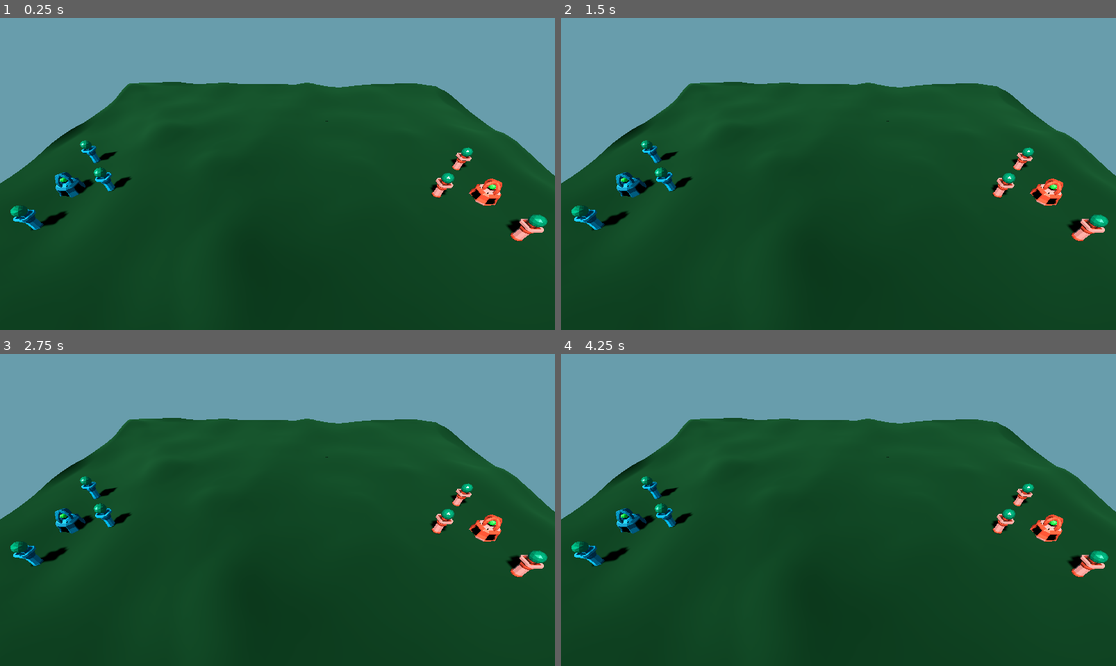
Above: before the commit, frames 1-4 (two rows, left to right).
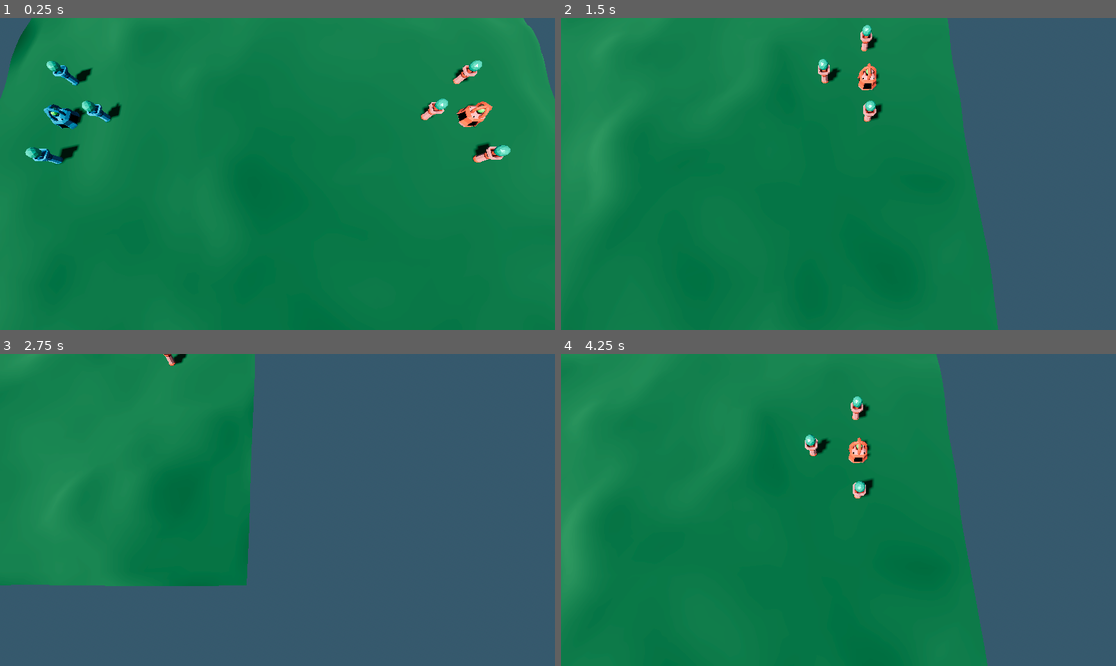
Above: after the commit, the same moments.

Repository: RadekGrzankowski/ChipsowyJam1
Game: Godot game, scene res://Scenes/Levels/wip_scene.tscn
Two runs of this game, one before a commit and one after it. Both use one fixed random seed, a clock stepped at 60 frames per second and the inputs below.
Inputs:
- Up to frame 1 (0.25 s): no input
- Up to frame 2 (1.5 s): tap Enter at 0.5 s; hold Right (move_right, bound only after the commit) 0.53-1.28 s; hold Down (move_down, bound only after the commit) from 1.28 s (still down)
- Up to frame 3 (2.75 s): release Down (move_down, bound only after the commit) at 2.03 s; hold Right (move_right, bound only after the commit) from 2.03 s (still down)
- Up to frame 4 (4.25 s): release Right (move_right, bound only after the commit) at 2.78 s; hold Up (move_up, bound only after the commit) 2.78-3.53 s; hold Left (move_left, bound only after the commit) from 3.53 s (still down)

The runs differ from the first frame. In frame 1, 100% of the frame differs, in the area x 0-100%, y 0-100%; in frame 2, 100%; in frame 3, 100%; in frame 4, 100%.

Commit message:
Added camera movement

Diff:
--- a/ChipsowyJam/Scenes/Levels/wip_scene.tscn
+++ b/ChipsowyJam/Scenes/Levels/wip_scene.tscn
@@ -1,30 +1,38 @@
-[gd_scene load_steps=7 format=3 uid="uid://dujs37qsrm41c"]
+[gd_scene load_steps=10 format=3 uid="uid://dujs37qsrm41c"]
 
 [ext_resource type="PackedScene" uid="uid://dqjshpkv6wn2t" path="res://Scenes/Assets/terrain.tscn" id="1_0p14s"]
+[ext_resource type="Script" path="res://Scripts/camera_movement.gd" id="1_80gvj"]
 [ext_resource type="PackedScene" uid="uid://bowvq8oqmhu74" path="res://Scenes/Assets/nexus_red.tscn" id="2_1ajbf"]
 [ext_resource type="PackedScene" uid="uid://ctrqmvyc13uo" path="res://Scenes/Assets/tower_red.tscn" id="3_lgpwt"]
 [ext_resource type="PackedScene" uid="uid://k35yjc6xeque" path="res://Scenes/Assets/tower_blue.tscn" id="3_n8rwg"]
 [ext_resource type="PackedScene" uid="uid://4rrv3e1eqdmv" path="res://Scenes/Assets/nexus_blue.tscn" id="4_ma8xm"]
 
+[sub_resource type="ProceduralSkyMaterial" id="ProceduralSkyMaterial_trv5t"]
+ground_bottom_color = Color(0.298039, 0.407843, 0.470588, 1)
+
+[sub_resource type="Sky" id="Sky_jy73e"]
+sky_material = SubResource("ProceduralSkyMaterial_trv5t")
+
 [sub_resource type="Environment" id="Environment_6gxsl"]
-background_mode = 1
+background_mode = 2
 background_color = Color(0.407843, 0.615686, 0.67451, 1)
+sky = SubResource("Sky_jy73e")
+ambient_light_source = 3
+reflected_light_source = 2
 tonemap_mode = 3
 tonemap_exposure = 0.6
+ssao_enabled = true
+glow_enabled = true
 
 [node name="Node3D" type="Node3D"]
 transform = Transform3D(1, 0, 0, 0, 1, 0, 0, 0, 1, -2.1475, 2.68318, -0.818871)
-
-[node name="Camera3D" type="Camera3D" parent="."]
-transform = Transform3D(0.999391, -0.0232162, 0.0260573, 0, 0.746638, 0.66523, -0.0348995, -0.664825, 0.746183, 0, 19.635, 17.599)
-current = true
-fov = 70.0
 
 [node name="Terrain" parent="." instance=ExtResource("1_0p14s")]
 transform = Transform3D(0.4, 0, 0, 0, 0.4, 0, 0, 0, 0.4, 0, 0, 0)
 
 [node name="NexusBlue" parent="." instance=ExtResource("4_ma8xm")]
 transform = Transform3D(0.0401455, 0, 0, 0, 0.13685, 0, 0, 0, 0.0401455, -24.8965, 1.99031, 0)
+metadata/_edit_group_ = true
 
 [node name="TowerBlue" parent="NexusBlue" instance=ExtResource("3_n8rwg")]
 transform = Transform3D(14.0693, 0, 0, 0, 4.12729, 0, 0, 0, 14.0693, 121.97, 11.4474, 0)
@@ -54,3 +62,11 @@
 
 [node name="WorldEnvironment" type="WorldEnvironment" parent="."]
 environment = SubResource("Environment_6gxsl")
+
+[node name="CameraController" type="Node3D" parent="."]
+transform = Transform3D(1, 0, 0, 0, 1, 0, 0, 0, 1, 0, 22.5, 12.5)
+script = ExtResource("1_80gvj")
+
+[node name="Camera3D" type="Camera3D" parent="CameraController"]
+transform = Transform3D(1, 0, 0, 0, 0.258819, 0.965926, 0, -0.965926, 0.258819, 0, 0, 0)
+current = true
--- /dev/null
+++ b/ChipsowyJam/Scripts/camera_movement.gd
@@ -0,0 +1,26 @@
+extends Node3D
+
+@export var movement_speed = 25
+# Called when the node enters the scene tree for the first time.
+func _ready():
+	pass # Replace with function body.
+
+
+# Called every frame. 'delta' is the elapsed time since the previous frame.
+func _process(delta):
+	_move(delta)
+	pass
+
+func _move(delta):
+	var velocity = Vector3()
+	# camera movement
+	if Input.is_action_pressed("move_up"):
+		velocity -= transform.basis.z
+	if Input.is_action_pressed("move_down"):
+		velocity += transform.basis.z
+	if Input.is_action_pressed("move_left"):
+		velocity -= transform.basis.x
+	if Input.is_action_pressed("move_right"):
+		velocity += transform.basis.x
+	translate(velocity.normalized() * delta * movement_speed)
+	pass
--- a/ChipsowyJam/project.godot
+++ b/ChipsowyJam/project.godot
@@ -19,9 +19,33 @@
 
 project/assembly_name="Chipsowy Jam"
 
+[input]
+
+move_right={
+"deadzone": 0.5,
+"events": [Object(InputEventKey,"resource_local_to_scene":false,"resource_name":"","device":0,"window_id":0,"alt_pressed":false,"shift_pressed":false,"ctrl_pressed":false,"meta_pressed":false,"pressed":false,"keycode":0,"physical_keycode":4194321,"key_label":0,"unicode":0,"echo":false,"script":null)
+]
+}
+move_left={
+"deadzone": 0.5,
+"events": [Object(InputEventKey,"resource_local_to_scene":false,"resource_name":"","device":0,"window_id":0,"alt_pressed":false,"shift_pressed":false,"ctrl_pressed":false,"meta_pressed":false,"pressed":false,"keycode":0,"physical_keycode":4194319,"key_label":0,"unicode":0,"echo":false,"script":null)
+]
+}
+move_up={
+"deadzone": 0.5,
+"events": [Object(InputEventKey,"resource_local_to_scene":false,"resource_name":"","device":0,"window_id":0,"alt_pressed":false,"shift_pressed":false,"ctrl_pressed":false,"meta_pressed":false,"pressed":false,"keycode":0,"physical_keycode":4194320,"key_label":0,"unicode":0,"echo":false,"script":null)
+]
+}
+move_down={
+"deadzone": 0.5,
+"events": [Object(InputEventKey,"resource_local_to_scene":false,"resource_name":"","device":0,"window_id":0,"alt_pressed":false,"shift_pressed":false,"ctrl_pressed":false,"meta_pressed":false,"pressed":false,"keycode":0,"physical_keycode":4194322,"key_label":0,"unicode":0,"echo":false,"script":null)
+]
+}
+
 [rendering]
 
-anti_aliasing/quality/msaa_2d=2
 anti_aliasing/quality/msaa_3d=2
 anti_aliasing/quality/screen_space_aa=1
 anti_aliasing/quality/use_taa=true
+rendering_device/gi/use_half_resolution=false
+rendering_device/quality/msaa_2d=2
